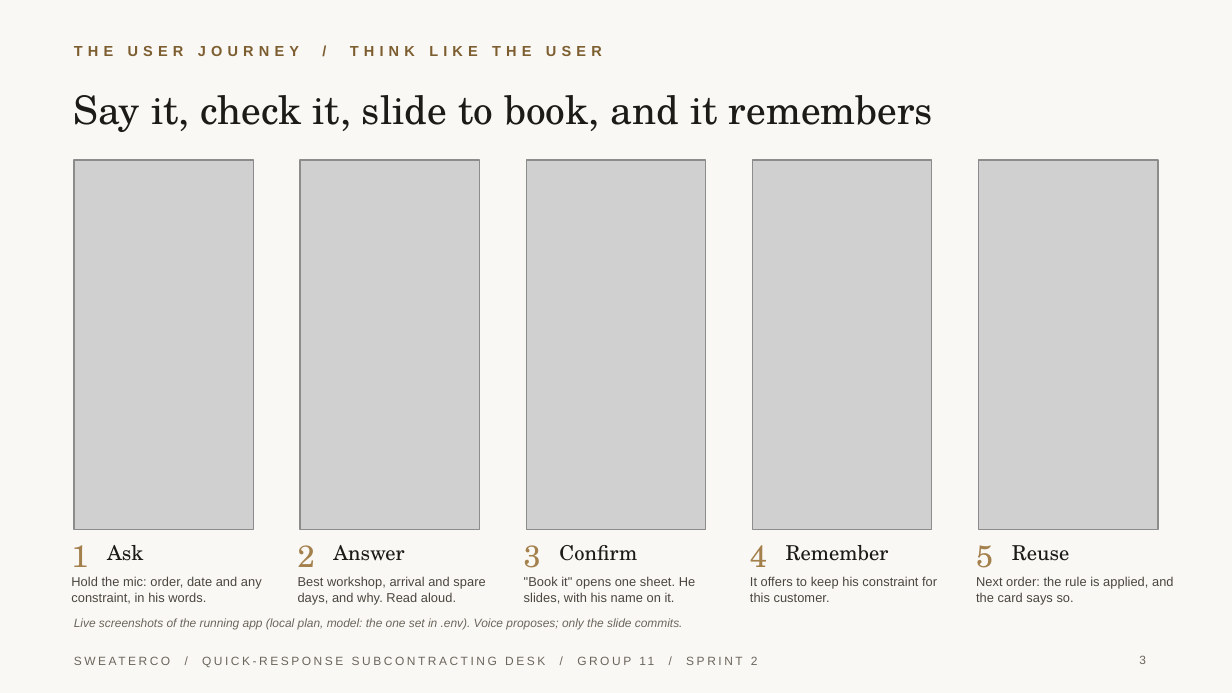
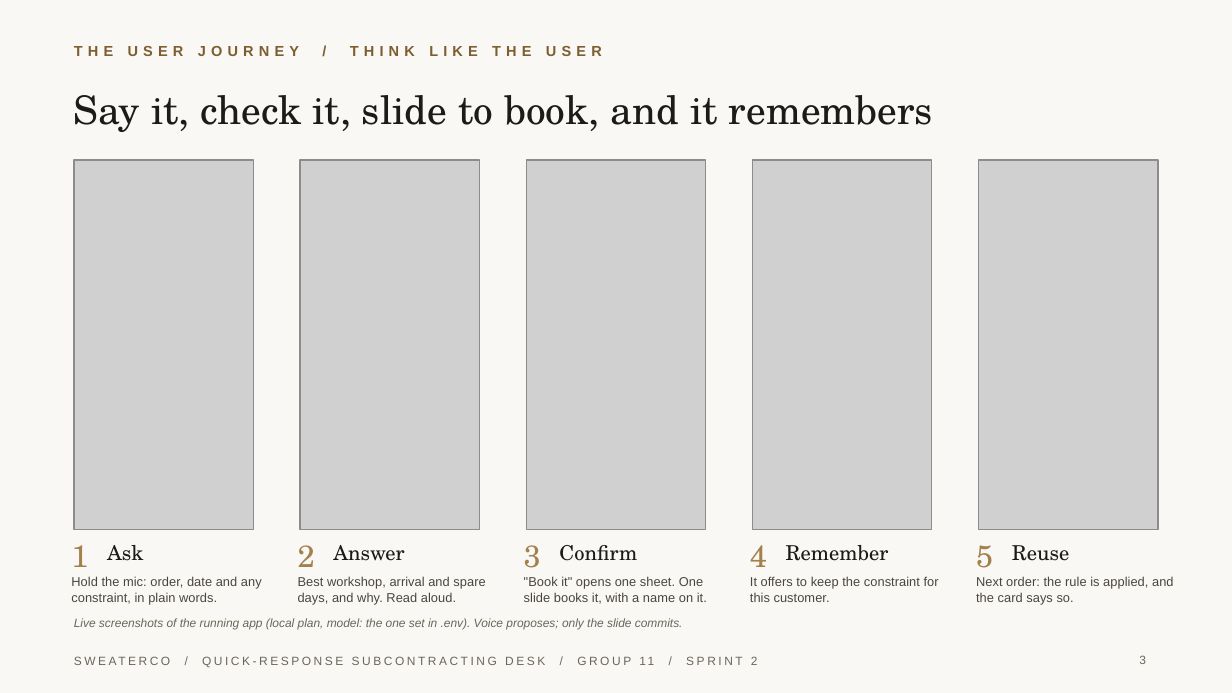
Before and after one commit to JoshuaGloor/dss5105-capstone-project, a slide deck: slide 3 of docs/slides/Presentation_Group11_Sprint2.pptx. Drawn at 1232x693 pixels with LibreOffice and Linux fonts; fonts in the diff are those of the drawing; grey boxes stand for pictures. Boxes give left, top, right and bottom in pixels: in the first picture for what was removed or moved away, otherwise in the second. Text is boxed around its words. In the diff, an @@ line names an element or a change of style, - is before the commit and + after.

```diff
--- a/docs/slides/Presentation_Group11_Sprint2.pptx
+++ b/docs/slides/Presentation_Group11_Sprint2.pptx
@@ text at box(71, 576, 262, 605): text changed @@
-Hold the mic: order, date and any constraint, in his words.
+Hold the mic: order, date and any constraint, in plain words.
@@ text at box(524, 576, 707, 604): text changed @@
-"Book it" opens one sheet. He slides, with his name on it.
+"Book it" opens one sheet. One slide books it, with a name on it.
@@ text at box(750, 576, 939, 602): text changed @@
-It offers to keep his constraint for this customer.
+It offers to keep the constraint for this customer.
```
Also in this commit, not shown: 2 other slides changed, 4 other files.
